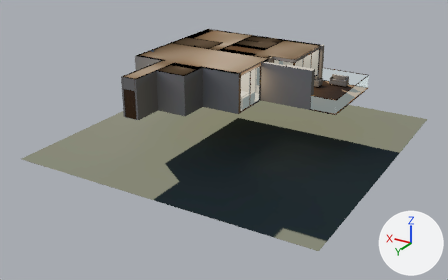
What one commit did to the glTF model models/d6.glb.
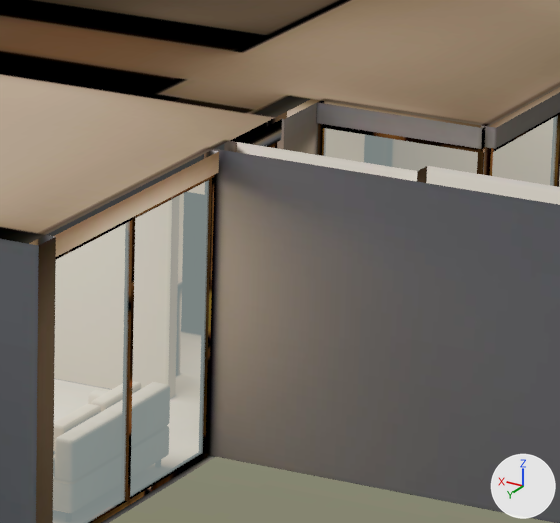
The first picture shows the older version from a 50 mm camera at (-16.4, 31.4, 18.9) aimed at (6.0, -5.9, 0.3). The close-ups show the older and then the newer version on the part from 52% to 68% of the width and 16% to 39% of the height of that picture. Only the edits that show in the close-ups are written down. The axes (+X, +Y, +Z) are drawn at lower right. The lights are the same throughout. Where no turn or scale is listed for an object, it has been applied to the vertices. Vertices at exactly the same position are counted once.

In view in the first close-up: 'D6_carp', 'D6_muros', 'D6_piso', 'D6_vidrio'.
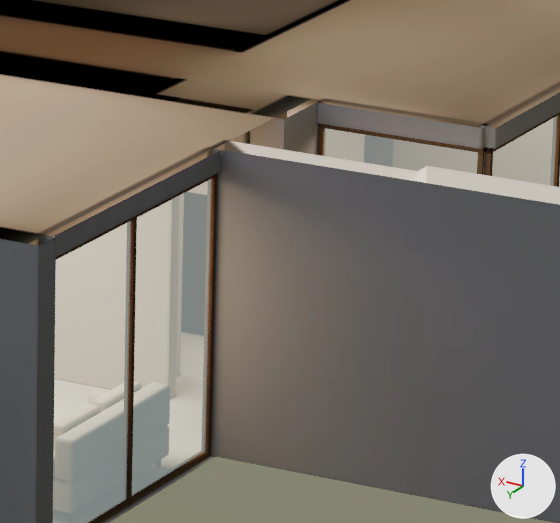
Edits to the bpy script that builds the scene:
```text
Change me_d6_carp:
    used by ob_d6_carp; location = (5.512, -7.532, 4.665)
    remove me_d6_carp.from_pydata(...)  # 8736 vertices, 17004 faces; spans x -7.44..7.44, y -7.49..7.49, z -1.47..1.47
    add me_d6_carp.from_pydata(...)  # 8712 vertices, 16956 faces; spans x -7.44..7.44, y -7.49..7.49, z -1.47..1.47
    me_d6_carp part 1: the loose piece of 8 vertices spanning x -1.45..-1.38, y 1.08..1.13, z -1.47..1.29 is moved by (0.0, -0.03, 0.0)
    me_d6_carp part 2: 8 vertices removed from x -1.45..-1.38, y -0.42..-0.37, z -1.47..1.29; 8 vertices added at x -1.45..-1.38, y -0.47, z -1.47..1.29
    me_d6_carp part 3: 15369 kept faces spanning x -7.44..7.44, y -7.49..7.49, z -1.47..1.47 get new texture (UV) coordinates
    other edits to the shape of me_d6_carp do not show in these pictures
Change me_d6_muros:
    used by ob_d6_muros; location = (6.576, -7.544, 4.675)
    remove me_d6_muros.from_pydata(...)  # 316 vertices, 314 faces; spans x -6.6..6.6, y -7.6..7.6, z -1.5..1.5
    add me_d6_muros.from_pydata(...)  # 308 vertices, 306 faces; spans x -6.6..6.6, y -7.6..7.6, z -1.5..1.5
    me_d6_muros part 4
    11 vertices are removed from x -2.6..-2.4, y -1.7..-0.4, z 1.3..1.5
    21 faces are deleted
    3 vertices are added at (-2.4, -0.5, 1.3), (-2.6, -0.5, 1.5), (-2.4, -0.5, 1.5)
    13 new faces join them
    me_d6_muros part 5: 81 kept faces spanning x -4.4..6.2, y -7.6..7.6, z -1.5..1.5 get new texture (UV) coordinates
```

Changed parts and their boxes (x1, y1, x2, y2) in the close-ups (560 x 523 px; the box of a moved part takes in the faces that stretch with it):
part 1 of me_d6_carp, moved or reshaped
    before: (125, 216, 135, 506)
    after: (126, 216, 137, 503)
part 2 of me_d6_carp, moved or reshaped
    before: (56, 175, 214, 523)
    after: (56, 173, 217, 523)
part 3 of me_d6_carp, surface changed
    both: (317, 112, 560, 187)
part 4 of me_d6_muros, reshaped
    before: (47, 103, 560, 450)
    after: (47, 103, 560, 449)
part 5 of me_d6_muros, surface changed
    both: (36, 101, 486, 523)
